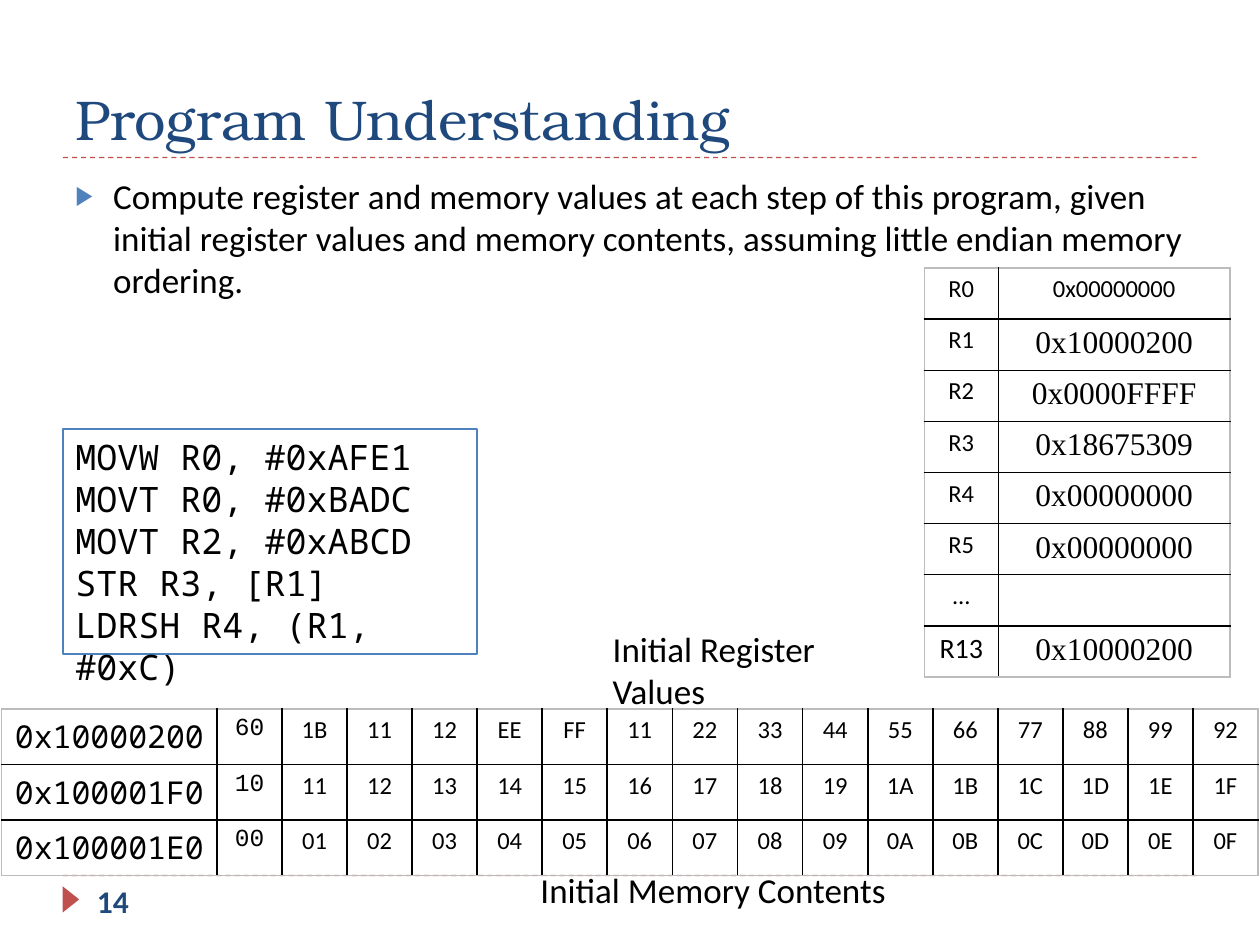
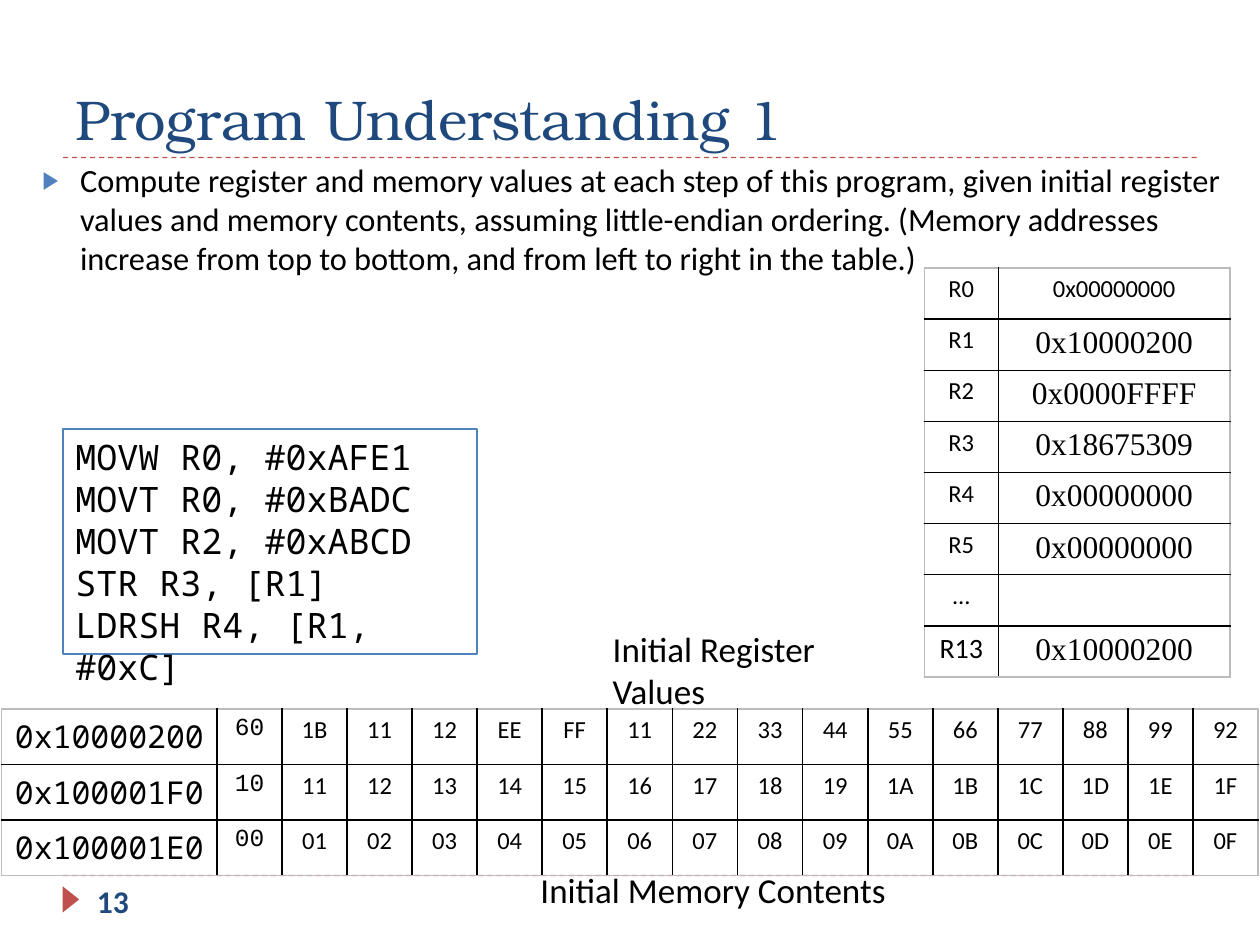
Before and after one commit to guhofstra/CSC111Fa25, a slide deck: slide 13 of PPTs/Ch5_ARM_Load_Store_Exercises.pptx (slide 14 before the commit). Drawn at 1260x945 pixels with LibreOffice and Linux fonts; fonts in the diff are those of the drawing. Boxes give left, top, right and bottom in pixels: in the first picture for what was removed or moved away, otherwise in the second. Text is boxed around its words. In the diff, an @@ line names an element or a change of style, - is before the commit and + after.

```diff
--- a/PPTs/Ch5_ARM_Load_Store_Exercises.pptx
+++ b/PPTs/Ch5_ARM_Load_Store_Exercises.pptx
@@ title at (x1=75, y1=100, x2=783, y2=153): text changed @@
-Program Understanding
+Program Understanding 1
@@ text at (x1=80, y1=169, x2=1220, y2=276): text changed; size 20 to 18.5 pt @@
-▶ Compute register and memory values at each step of this program, given initial register values and memory contents, assuming little endian memory ordering.
+▶ Compute register and memory values at each step of this program, given initial register values and memory contents, assuming little-endian ordering. (Memory addresses increase from top to bottom, and from left to right in the table.)
@@ text in rectangle at (x1=75, y1=612, x2=370, y2=644): text changed @@
-LDRSH R4, (R1, #0xC)
+LDRSH R4, [R1, #0xC]
@@ page number at (x1=97, y1=892, x2=129, y2=914): text changed @@
-14
+13
```
Also in this commit, not shown: 11 other slides changed, 1 slide removed, 3 other files.
